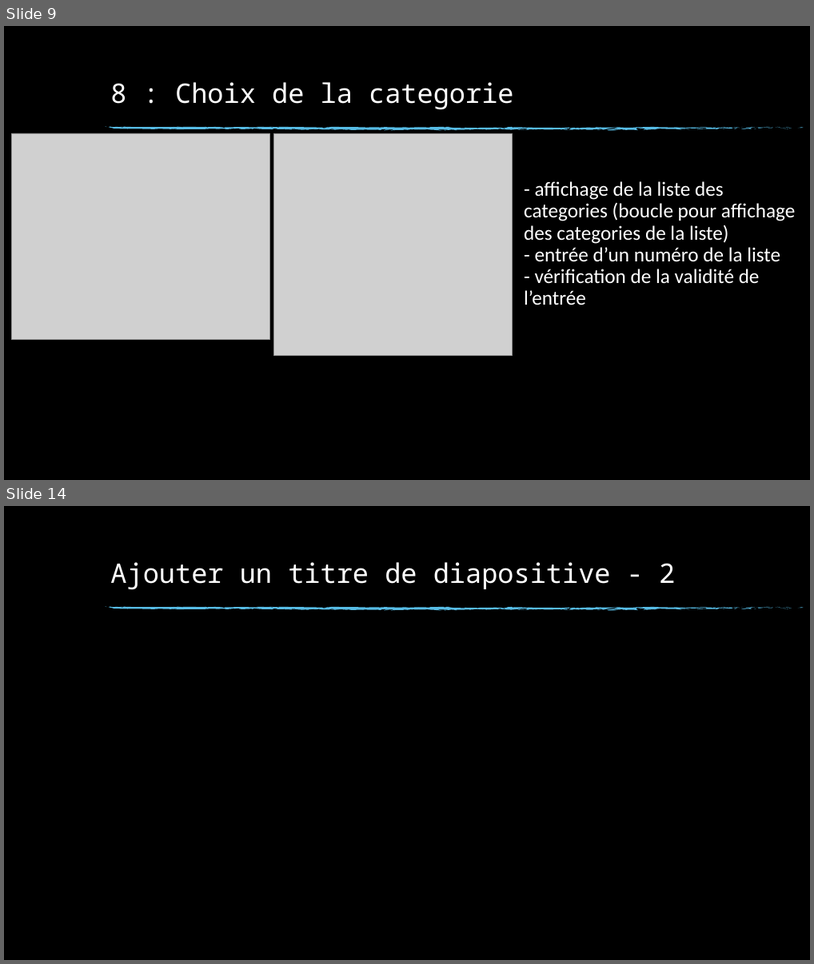
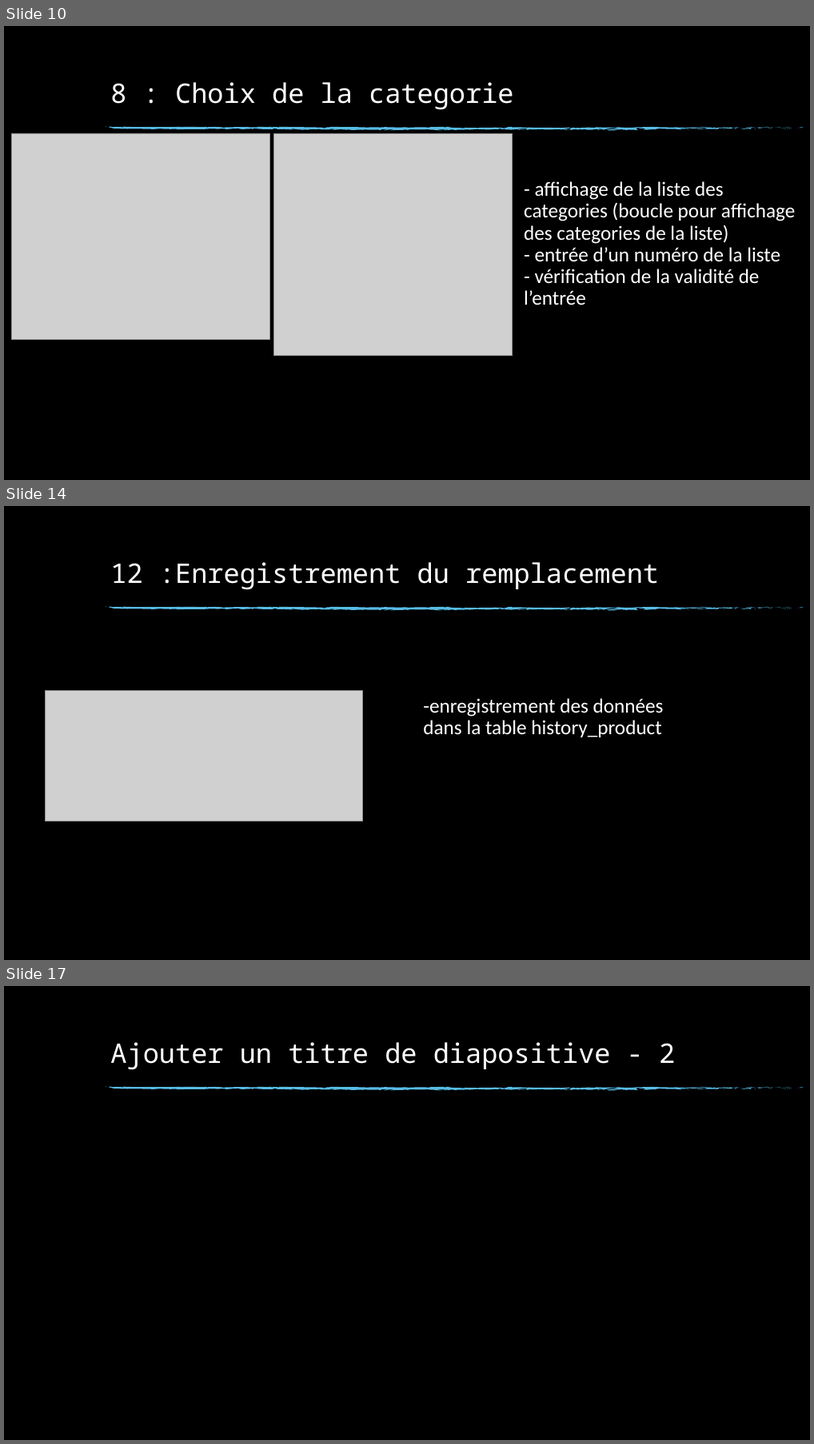
Before and after one commit to Talanoc/ratatouille, a slide deck: Ratatouille.pptx. Shown one above the other, each under a label of ours: slides 9 and 14 before the commit, slides 10, 14 and 17 after it; the slides between them are not shown. The pictures are 814x964 and 814x1444 pixels, drawn with LibreOffice and Linux fonts; fonts in the diff are those of the drawing; grey boxes stand for pictures; background and template pictures are left out. Boxes give left, top, right and bottom in pixels: in the first picture for what was removed or moved away, otherwise in the second. Text is boxed around its words. In the diff, an @@ line names an element or a change of style, - is before the commit and + after.

```diff
--- a/Ratatouille.pptx
+++ b/Ratatouille.pptx
@@ slide 14 added at [4, 506, 810, 960], background picture (left out); not listed: 74 template elements that a slide beside it also shows @@
@@ title added at [110, 562, 659, 590], 32 pt, text #FFFFFF @@
+12 :Enregistrement du remplacement
@@ picture added at [45, 691, 362, 821] @@
@@ text added at [423, 698, 664, 737], 24 pt, text #FFFFFF @@
+-enregistrement des données dans la table history_product
@@ what was slide 9 is now slide 10 @@
@@ what was slide 14 is now slide 17 @@
```
Also in this commit, not shown: 6 slides changed, 2 other slides added, 10 other files.
